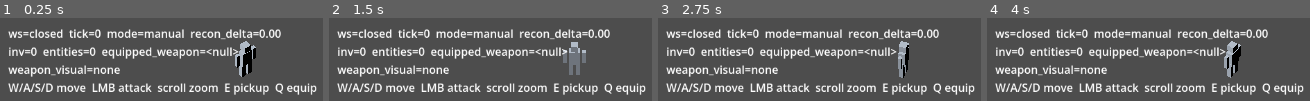
Above: before the commit, frames 1-4 (left to right).
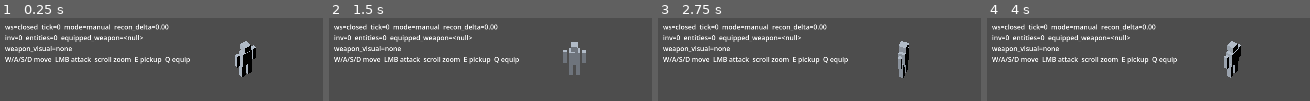
Above: after the commit, the same moments.

Repository: mmandrille/arpg-dev
Game: Godot game, scene res://scenes/main.tscn
Same seed, same stepped clock (60 frames per second), same inputs: the game is played once before the commit and once after it.
Inputs (mouse positions are in pixels of both pictures, inside the frame that each line leads up to):
- Up to frame 1 (0.25 s): no input
- Up to frame 2 (1.5 s): tap Enter at 0.5 s; move the mouse to (outside the picture) at 0.52 s; hold D 0.53-1.28 s; hold E 0.53-1.28 s; click (outside the picture) at 0.67 s; tap Space at 1.25 s; move the mouse to (outside the picture) at 1.27 s; hold S from 1.28 s (still down); tap Q at 1.35 s
- Up to frame 3 (2.75 s): tap Enter at 2 s; move the mouse to (outside the picture) at 2.02 s; release S at 2.03 s; hold D from 2.03 s (still down); hold E from 2.03 s (still down)
- Up to frame 4 (4 s): tap Space at 2.75 s; move the mouse to (outside the picture) at 2.77 s; release D at 2.78 s; release E at 2.78 s; hold W 2.78-3.53 s; tap Q at 2.85 s; click (outside the picture) at 2.92 s; tap Enter at 3.5 s; move the mouse to (outside the picture) at 3.52 s; hold A from 3.53 s (still down); hold E from 3.53 s (still down)

The runs differ from the first frame. In frame 1, 20% of the frame differs, in the area x 1-99%, y 7-93%; in frame 2, 20%; in frame 3, 20%; in frame 4, 20%.

Commit message:
chore: make windows bigger

Diff:
--- a/client/project.godot
+++ b/client/project.godot
@@ -10,6 +10,12 @@
 run/main_scene="res://scenes/main.tscn"
 config/features=PackedStringArray("4.6")
 
+[display]
+
+window/size/viewport_width=1920
+window/size/viewport_height=1080
+window/size/resizable=true
+
 [rendering]
 
 renderer/rendering_method="gl_compatibility"
